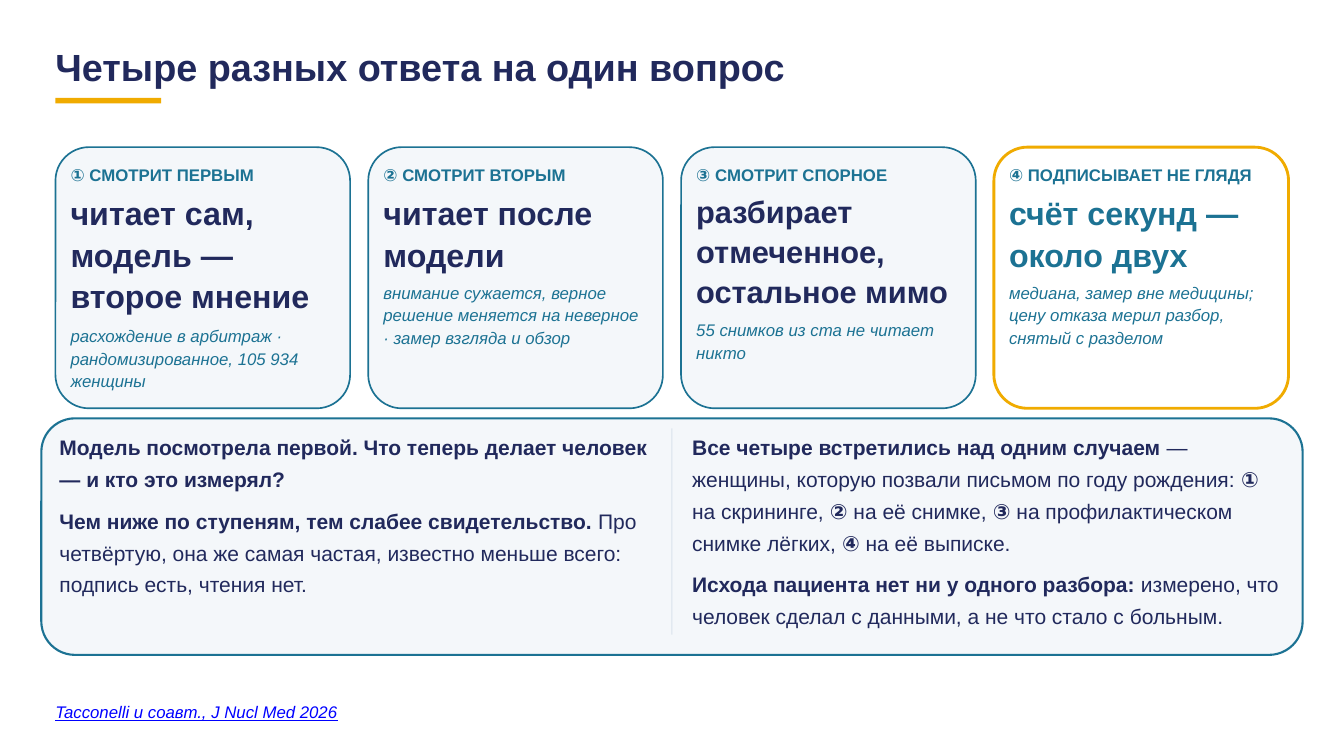
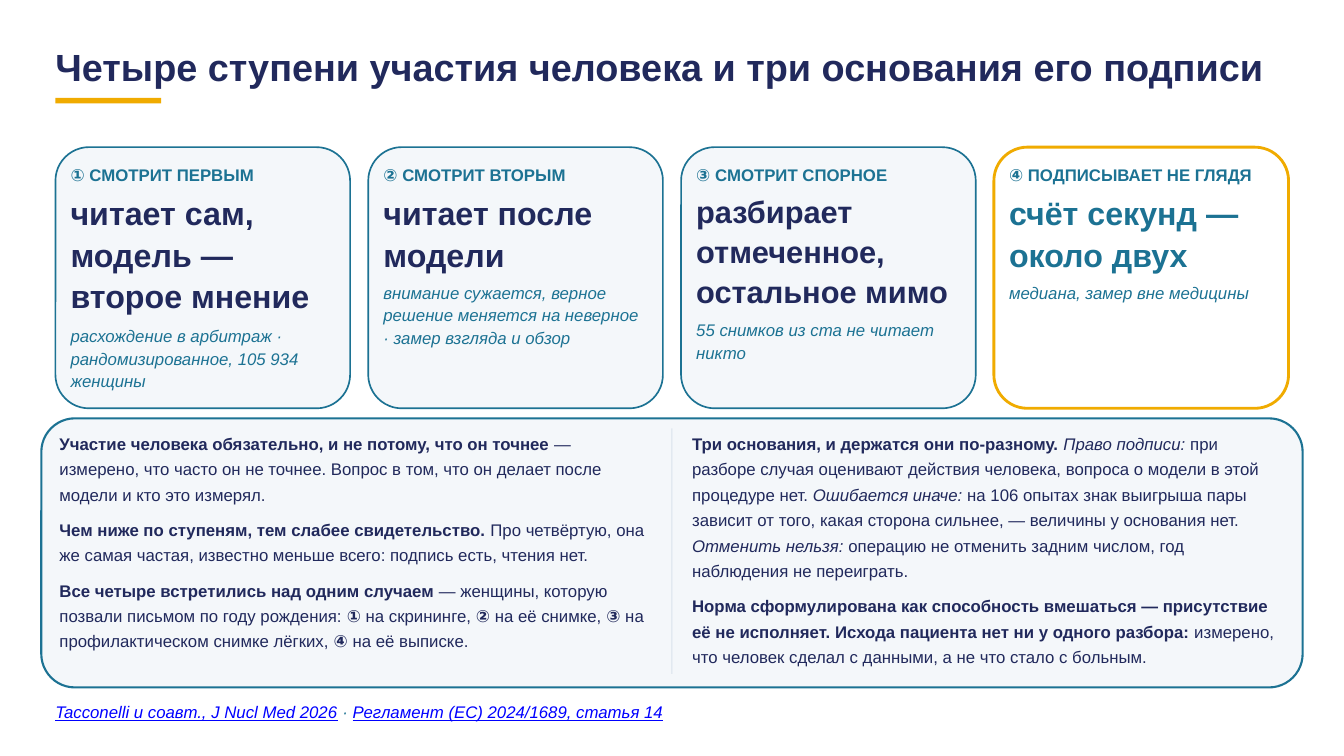
Before and after one commit to tellina-study/AI-usage-lessons, a slide deck: slide 85 of library/lectures/lec-07/rework/deck/lec-07-karkas.pptx (slide 90 before the commit). Drawn at 1344x756 pixels with LibreOffice and Linux fonts; fonts in the diff are those of the drawing. Boxes give left, top, right and bottom in pixels: in the first picture for what was removed or moved away, otherwise in the second. Text is boxed around its words. In the diff, an @@ line names an element or a change of style, - is before the commit and + after.

```diff
--- a/library/lectures/lec-07/rework/deck/lec-07-karkas.pptx
+++ b/library/lectures/lec-07/rework/deck/lec-07-karkas.pptx
@@ text at <box>55,55,1263,89</box>: text changed @@
-Четыре разных ответа на один вопрос
+Четыре ступени участия человека и три основания его подписи
@@ text at <box>1009,287,1249,303</box>: text changed @@
-медиана, замер вне медицины; цену отказа мерил разбор, снятый с разделом
+медиана, замер вне медицины
@@ rounded rectangle: place and size @@
-rounded rectangle at <box>41,418,1303,655</box>
+rounded rectangle at <box>41,418,1303,688</box>
@@ rounded rectangle at <box>41,418,1303,688</box>: proportions changed @@
@@ text at <box>59,437,602,505</box>: text changed; size 15 to 12 pt; bold off @@
-Модель посмотрела первой. Что теперь делает человек — и кто это измерял?
+Участие человека обязательно, и не потому, что он точнее — измерено, что часто он не точнее. Вопрос в том, что он делает после модели и кто это измерял.
@@ rectangle: place and size @@
-rectangle at <box>671,429,673,635</box>
+rectangle at <box>671,429,673,675</box>
@@ text at <box>692,438,1274,667</box>: text changed; size 15 to 12 pt @@
-Все четыре встретились над одним случаем — женщины, которую позвали письмом по году рождения: ① на скрининге, ② на её снимке, ③ на профилактическом снимке лёгких, ④ на её выписке.
-Исхода пациента нет ни у одного разбора: измерено, что человек сделал с данными, а не что стало с больным.
+Три основания, и держатся они по-разному. Право подписи: при разборе случая оценивают действия человека, вопроса о модели в этой процедуре нет. Ошибается иначе: на 106 опытах знак выигрыша пары зависит от того, какая сторона сильнее, — величины у основания нет. Отменить нельзя: операцию не отменить задним числом, год наблюдения не переиграть.
+Норма сформулирована как способность вмешаться — присутствие её не исполняет. Исхода пациента нет ни у одного разбора: измерено, что человек сделал с данными, а не что стало с больным.
@@ text at <box>59,523,644,565</box>: size 15 to 12 pt in "Чем ниже по ступеням, тем слабее свидетельство. ..." @@
@@ text at <box>59,585,644,651</box>: paragraph added @@
+Все четыре встретились над одним случаем — женщины, которую позвали письмом по году рождения: ① на скрининге, ② на её снимке, ③ на профилактическом снимке лёгких, ④ на её выписке.
@@ text at <box>55,706,663,722</box>: text changed @@
-Tacconelli и соавт., J Nucl Med 2026
+Tacconelli и соавт., J Nucl Med 2026 · Регламент (ЕС) 2024/1689, статья 14
```
Also in this commit, not shown: 10 other slides changed, 2 slides added, 8 slides removed, 39 other files.
